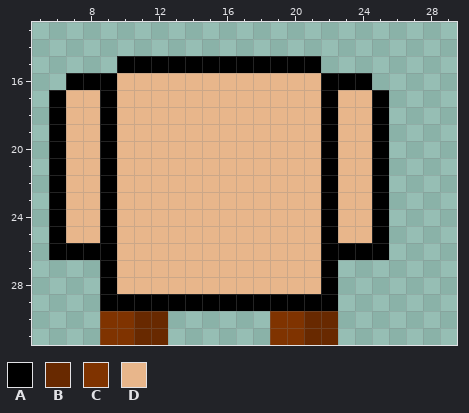
Edited in one commit: pixel-art sprite (assets/images/body_base.png). Above, as it was before the edit.
The file is 32x32 pixels. Shown: x 5..29, y 13..31.
Palette (. is transparent): A #000000  B #682900  C #7f3300  D #e8b68b
Pixels before, first column x 6:
15 ....AAAAAAAAAAAA....
16 .AAADDDDDDDDDDDDAAA.
17 ADDADDDDDDDDDDDDADDA
18 ADDADDDDDDDDDDDDADDA
19 ADDADDDDDDDDDDDDADDA
20 ADDADDDDDDDDDDDDADDA
21 ADDADDDDDDDDDDDDADDA
22 ADDADDDDDDDDDDDDADDA
23 ADDADDDDDDDDDDDDADDA
24 ADDADDDDDDDDDDDDADDA
25 ADDADDDDDDDDDDDDADDA
26 AAAADDDDDDDDDDDDAAAA
27 ...ADDDDDDDDDDDDA...
28 ...ADDDDDDDDDDDDA...
29 ...AAAAAAAAAAAAAA...
30 ...CCBB......CCBB...
31 ...CCBB......CCBB...
And afterwards:
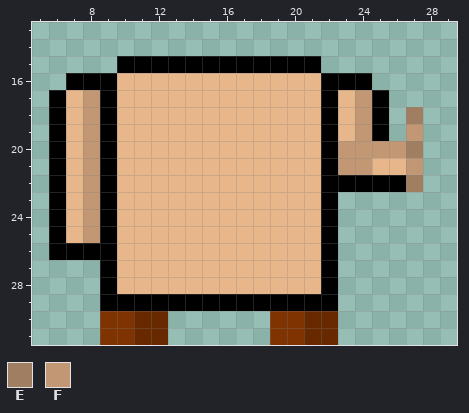
Colours new in this view: E #a07e61  F #c19774
Edits made:
The edit adds colour A in row 22 at x 26.
Colour D gives way to colour A in row 22 at x 23 to 24.
The edit adds colour D in row 21 at x 26.
Colour A gives way to colour D in row 21 at x 25.
The edit adds colour E in row 18 at x 27; in row 20 at x 27; in row 22 at x 27.
The edit adds colour F in row 19 at x 27; in row 20 at x 26; in row 21 at x 27.
Colour A gives way to colour F in row 20 at x 25.
Colour D gives way to colour F in rows 17 to 19 at x 8 and 24; in rows 20 to 21 at x 8 and 23 to 24; in rows 22 to 25 at x 8.
Colour A is gone in rows 23 to 25 at x 25; in row 26 at x 23 to 25.
Colour D is gone in rows 23 to 25 at x 23 to 24.
Boxes around the changes in both pictures, in picture pixels (x1, y1, x2, y2):
changed: (83, 90, 100, 243)
changed: (338, 90, 423, 260)
